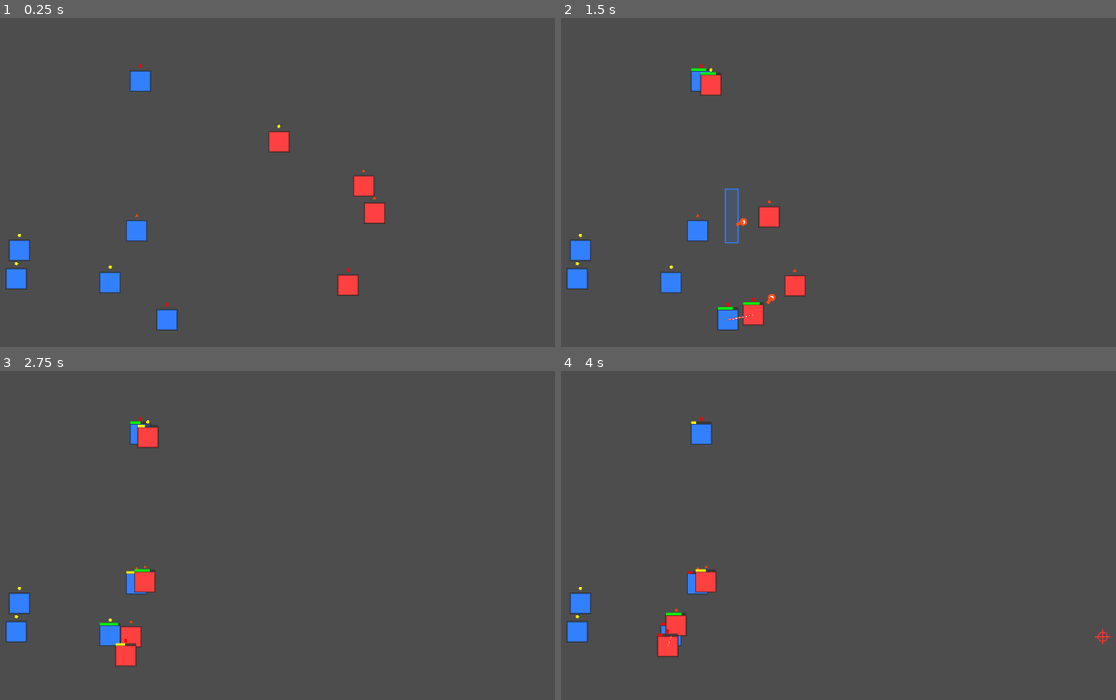
Above: before the commit, frames 1-4 (two rows, left to right).
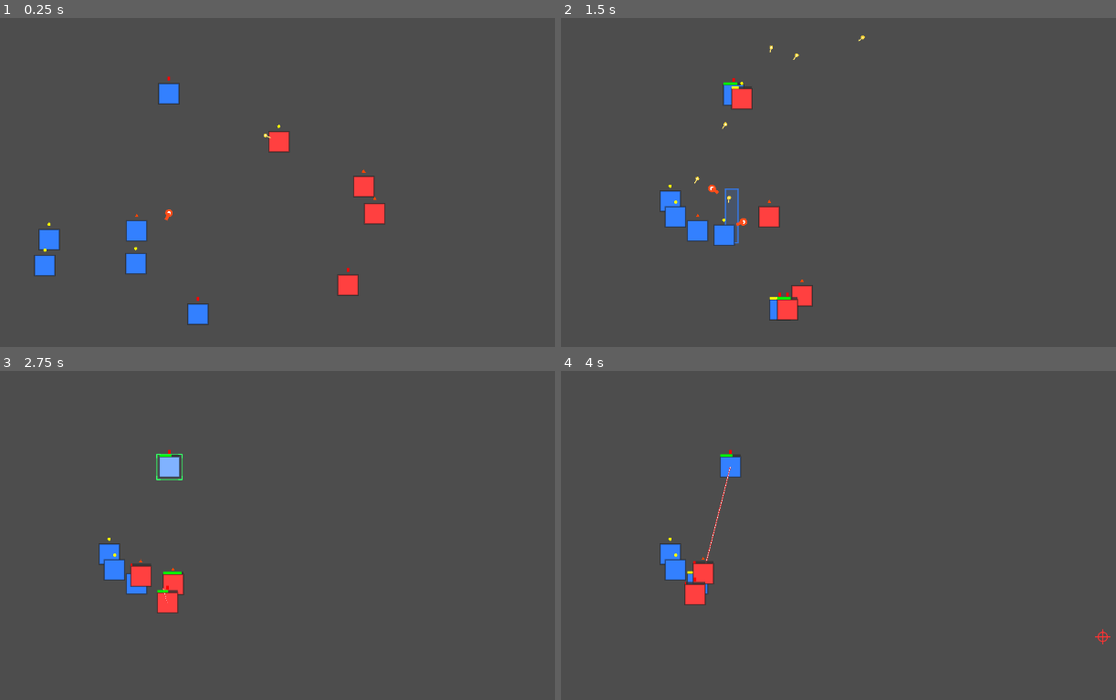
Above: after the commit, the same moments.

Repository: ZhanXuzhao/SpaceRTS
Game: Godot game, scene res://scenes/main.tscn
The game is run twice, just before and just after one commit, with the same random seed, the same clock (stepped at 60 frames per second) and the same inputs.
Inputs (mouse positions are in pixels of both pictures, inside the frame that each line leads up to):
- Up to frame 1 (0.25 s): no input
- Up to frame 2 (1.5 s): tap Enter at 0.5 s; move the mouse to (1043, 202) at 0.52 s; hold Shift 0.53-1.25 s; click (1043, 202) at 0.67 s; drag from (738, 241) to (699, 80) at 1.27 s
- Up to frame 3 (2.75 s): move the mouse to (394, 486) at 2.02 s; hold Shift from 2.03 s (still down)
- Up to frame 4 (4 s): release Shift at 2.75 s; drag from (849, 657) to (672, 634) at 2.77 s; move the mouse to (1104, 637) at 3.52 s; hold A from 3.53 s (still down); hold Shift from 3.53 s (still down)

The runs differ from the first frame. In frame 1, 2.6% of the frame differs, in the area x 0-70%, y 13-96%; in frame 2, 3.6%, in the area x 0-55%, y 5-96%; in frame 3, 3.1%; in frame 4, 2.6%.
Error after the commit: Invalid assignment of property or key 'is_selected' with value of type 'bool' on a base object of type 'previously freed'. (res://scripts/main.gd:191)

Commit message:
Blue units auto-engage enemies when idle

Diff:
--- a/scripts/unit.gd
+++ b/scripts/unit.gd
@@ -76,6 +76,9 @@
 				_current_target = _find_nearest_enemy()
 			# 蓝队在攻击移动模式下自动寻敌
 			elif _is_attack_move:
+				_current_target = _find_nearest_enemy()
+			# 蓝队空闲时自动寻敌（普通移动时不打断）
+			elif team == Team.BLUE and not _is_moving:
 				_current_target = _find_nearest_enemy()
 
 	# ---- 战斗 / 追击 ----
